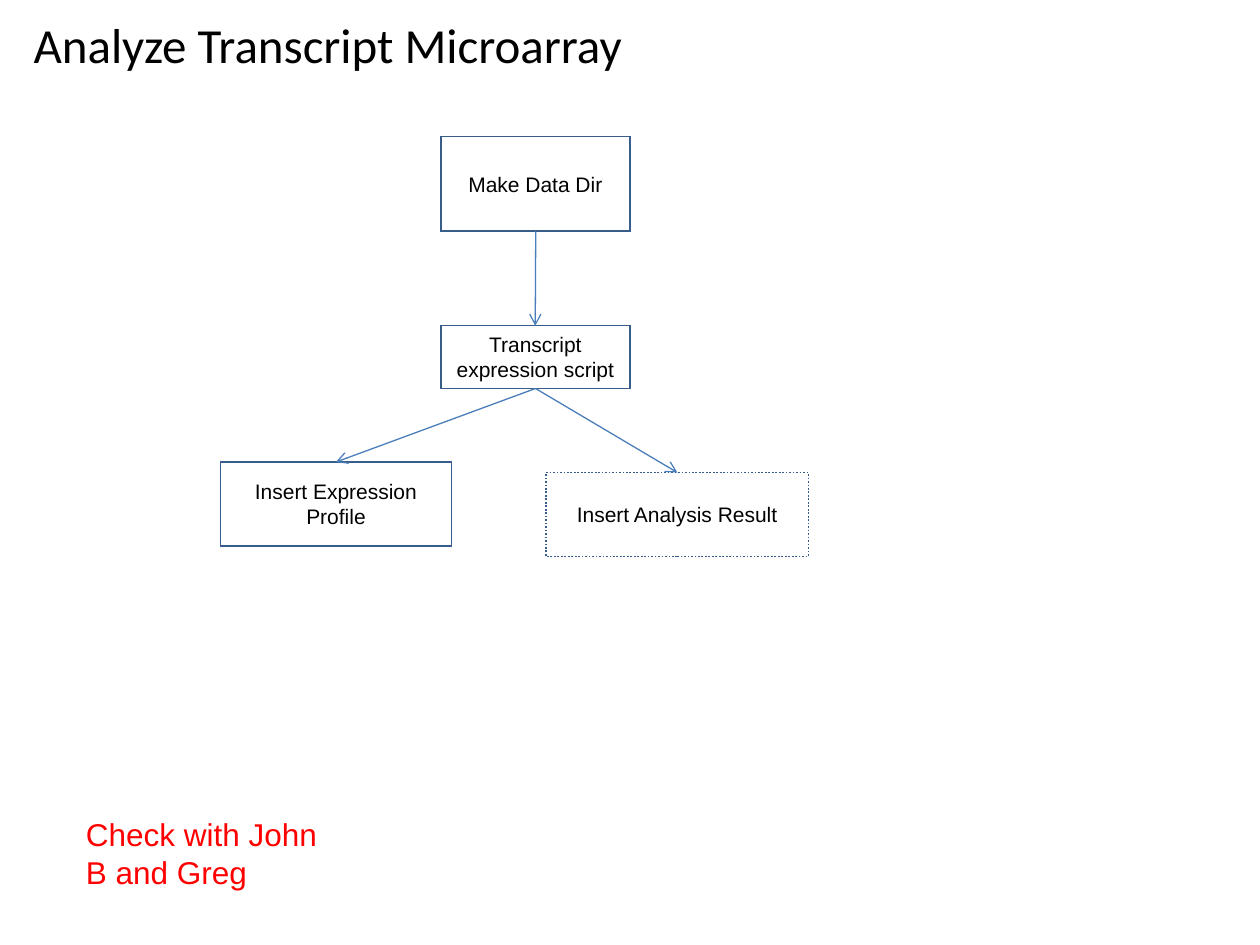
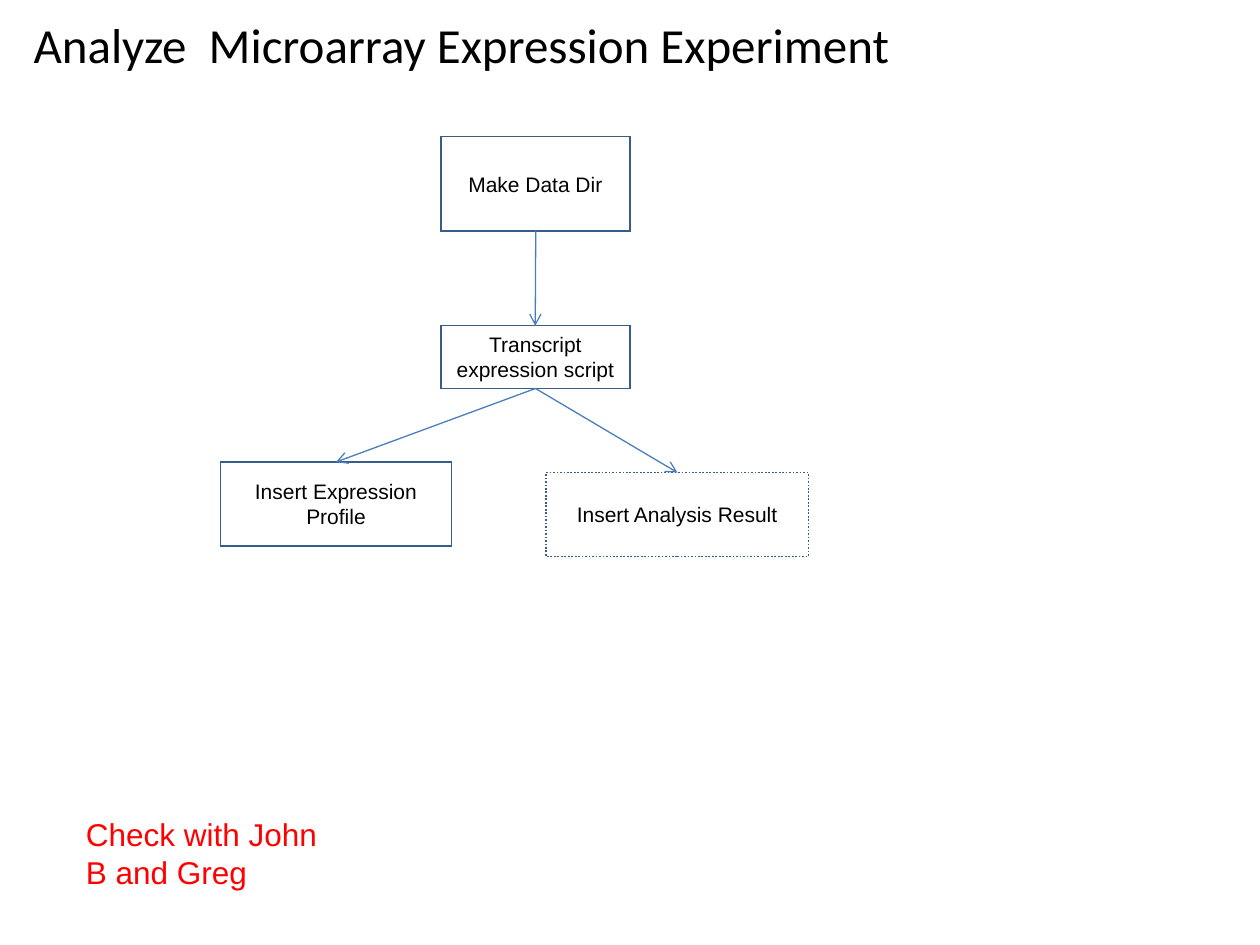
Before and after one commit to VEuPathDB/ApiCommonWorkflow, a slide deck: slide 47 of Main/doc/IntegratedWorkflow.ppt. Drawn at 1260x945 pixels with LibreOffice and Linux fonts; fonts in the diff are those of the drawing. Boxes give left, top, right and bottom in pixels: in the first picture for what was removed or moved away, otherwise in the second. Text is boxed around its words. In the diff, an @@ line names an element or a change of style, - is before the commit and + after.

```diff
--- a/Main/doc/IntegratedWorkflow.ppt
+++ b/Main/doc/IntegratedWorkflow.ppt
@@ title at box(34, 29, 888, 71): text changed @@
-Analyze Transcript Microarray
+Analyze Microarray Expression Experiment
```
Also in this commit, not shown: 4 other slides changed.
